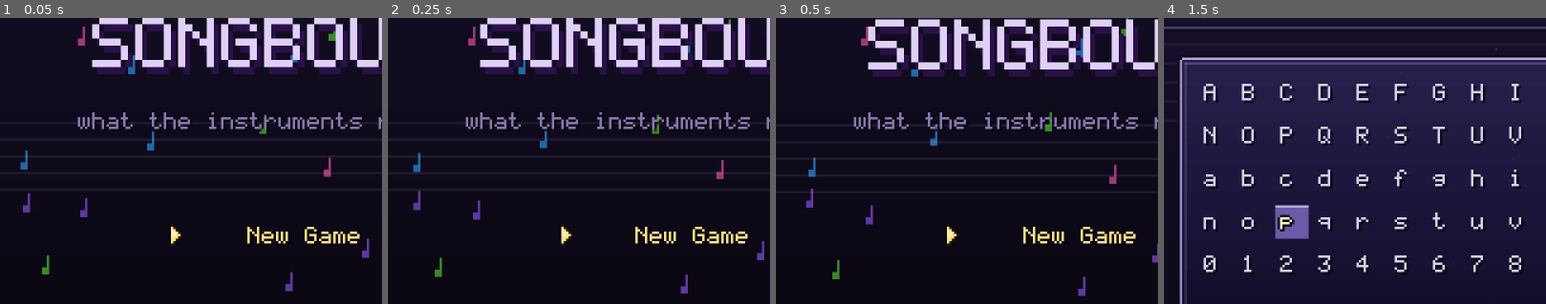
Above: before the commit, frames 1-4 (left to right).
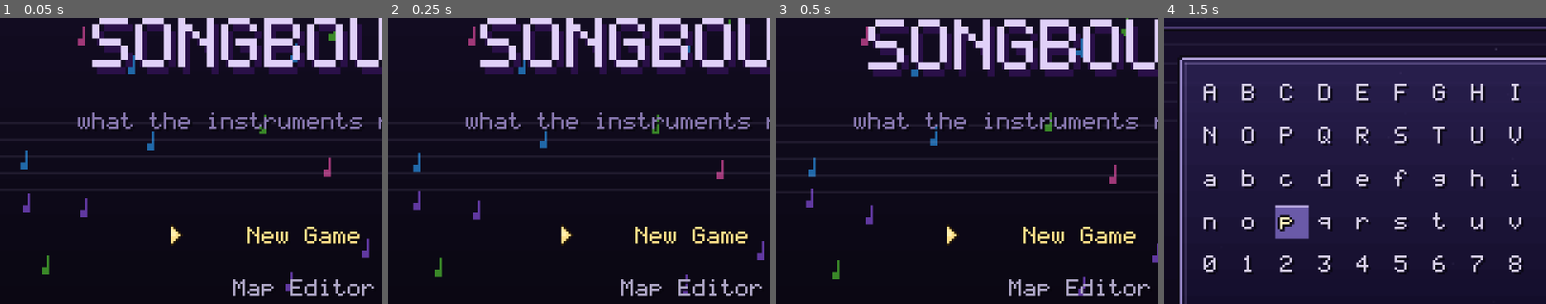
Above: after the commit, the same moments.

Repository: magent-cryptograss/godot-games
Game: Godot game, scene res://scenes/Main.tscn
Two runs of this game, one before a commit and one after it. Both use one fixed random seed, a clock stepped at 60 frames per second and the inputs below.
Inputs (mouse positions are % of the whole screen's width and height, from its top left):
- Up to frame 1 (0.05 s): no input
- Up to frame 2 (0.25 s): no input
- Up to frame 3 (0.5 s): no input
- Up to frame 4 (1.5 s): tap Enter at 0.5 s; move the mouse to (72, 45) at 0.52 s; hold Right (move_right) 0.53-1.28 s; tap C at 0.6 s; click (72, 45) at 0.67 s; tap Space at 0.77, 1.25 s; tap E at 0.8, 1.35 s; move the mouse to (30, 55) at 1.27 s; hold Down (move_down) from 1.28 s (still down)
The pictures show only the part of the screen within x 13-63%, y 22-72%; the shares and areas given below are measured in that part.

The runs differ from the first frame. In frame 1, 0.8% of the frame differs, in the area x 61-98%, y 91-98%; in frame 2, 0.8%; in frame 3, 0.8%; in frame 4, nothing differs.

Commit message:
Put the map editor on the title screen
It was only reachable by opening a scene in the Godot editor, which is no
use to somebody playing the game at a URL -- so in practice the map
editor did not exist for the person it was built for.

It is now an option on the title screen and works in the web build. ESC
returns to the title, and the generated world is cleared on the way out
so edits show up immediately.

Added C to copy the map's JSON to the clipboard. In a browser res:// is
read-only and user:// lives inside IndexedDB where it cannot be reached,
so without this a map drawn in the browser could never get back out to a
file.

Claude-Session: https://claude.ai/code/session_01LFNEyVminZWMVKgZdg8FGa

Diff:
--- a/songbound/scripts/Main.gd
+++ b/songbound/scripts/Main.gd
@@ -2,7 +2,7 @@
 ## Scene routing. Title and the ending crawl are drawn here; everything else is
 ## a child scene swapped in and out.
 
-enum S { TITLE, CREATION, FIELD, BATTLE, LEVELUP, SHOP, ENDING }
+enum S { TITLE, CREATION, FIELD, BATTLE, LEVELUP, SHOP, ENDING, MAPEDIT }
 
 var state: int = S.TITLE
 var current: Node = null
@@ -25,6 +25,7 @@
 const BATTLE := preload("res://scenes/Battle.tscn")
 const LEVELUP := preload("res://scenes/LevelUp.tscn")
 const MENU := preload("res://scenes/Menu.tscn")
+const MAPEDIT := preload("res://scenes/MapEditor.tscn")
 
 var menu: Node2D = null
 
@@ -153,6 +154,15 @@
 		menu = null
 	if current != null:
 		current.set_process(true)
+
+
+func _close_editor() -> void:
+	_clear()
+	state = S.TITLE
+	title_sel = 0
+	# maps may have changed underneath the generated world
+	World.maps.clear()
+	Audio.play_music("title")
 
 
 func _on_shop(list: Array) -> void:
@@ -240,8 +250,16 @@
 	queue_redraw()
 
 
+func title_options() -> Array:
+	var o := ["Continue", "New Game"] if Game.has_save() else ["New Game"]
+	o.append("Map Editor")
+	if Game.has_save():
+		o.append("Erase Save")
+	return o
+
+
 func _up_title(dt: float) -> void:
-	var opts := 3 if Game.has_save() else 1
+	var opts := title_options().size()
 	if repeated("move_up", dt): title_sel = wrapi(title_sel - 1, 0, opts)
 	if repeated("move_down", dt): title_sel = wrapi(title_sel + 1, 0, opts)
 	for i in opts:
@@ -257,8 +275,13 @@
 
 func _title_pick() -> void:
 	Audio.sfx("confirm")
-	var opts := ["Continue", "New Game", "Erase Save"] if Game.has_save() else ["New Game"]
+	var opts := title_options()
 	match opts[title_sel]:
+		"Map Editor":
+			state = S.MAPEDIT
+			var ed := _swap(MAPEDIT)
+			ed.closed.connect(_close_editor)
+			return
 		"Continue":
 			if Game.load_game():
 				fade_to(func() -> void: _enter_field(Game.map_id, Game.tile_pos))
@@ -327,7 +350,7 @@
 	_draw_big_title(Story.TITLE, 160, 52 + sin(t * 0.9) * 2)
 	PixelFont.draw_centered(self, Story.SUBTITLE, 160, 92, Color("#8878b0"))
 
-	var opts := ["Continue", "New Game", "Erase Save"] if Game.has_save() else ["New Game"]
+	var opts := title_options()
 	for i in opts.size():
 		var y := 140 + i * 22
 		var sel := i == title_sel
--- a/songbound/scripts/MapEditor.gd
+++ b/songbound/scripts/MapEditor.gd
@@ -1,5 +1,8 @@
 extends Node2D
 ## A map editor you can actually use.
+##
+## Reachable from the title screen, so it works in the web build too -- opening
+## a scene in the Godot editor is no use to somebody playing in a browser.
 ##
 ## Paint tiles, place NPCs, chests, warps, the boss and the player start, then
 ## save. Saved maps live in user://maps/*.json and override the generated ones
@@ -12,6 +15,8 @@
 const PAL_X := 253
 const PAL_Y := 22
 const PAL_CELL := 17
+
+signal closed
 
 const TILE_ORDER := [
 	".", ",", "\"", "f", "=", "o", "q", "B",
@@ -146,6 +151,13 @@
 				push_undo()
 				_flood(c, brush)
 				_say("filled")
+		KEY_ESCAPE:
+			closed.emit()
+		KEY_C:
+			# In a browser, res:// is read-only and user:// is buried in
+			# IndexedDB, so the clipboard is the only way a map gets out.
+			DisplayServer.clipboard_set(JSON.stringify(MapIO.to_dict(map), "\t"))
+			_say("map JSON copied to clipboard")
 		KEY_S:
 			var res: Array = MapIO.save(map)
 			var p: String = res[0]
@@ -405,9 +417,9 @@
 
 	UI.rect(self, 0, UI.SCREEN_H - 11, UI.SCREEN_W, 11, Color("#241c34"))
 	# 320px at 6px a glyph is 53 characters before it runs off the edge
-	var hint := "[ ] map  -+ zoom  TAB mode  F fill  U undo  S save"
+	var hint := "[ ]map -+zoom TAB mode F fill U undo S save C copy"
 	if mode == "objects":
-		hint = "1start 2npc 3chest 4warp 5boss  ,. cycle  DEL  S save"
+		hint = "1start 2npc 3chest 4warp 5boss ,.cycle DEL S save ESC"
 	PixelFont.draw(self, hint, Vector2(3, UI.SCREEN_H - 9), UI.COL_DIM)
 
 	if status_t < 4.0:
Not shown, changed: songbound/MAP_EDITOR.md
